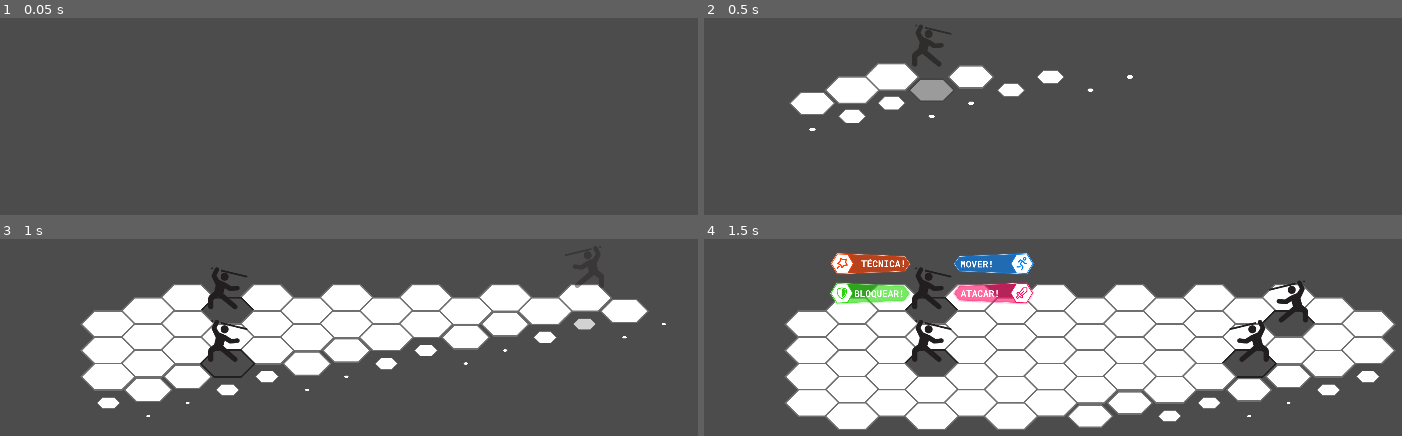
Above: before the commit, frames 1-4 (two rows, left to right).
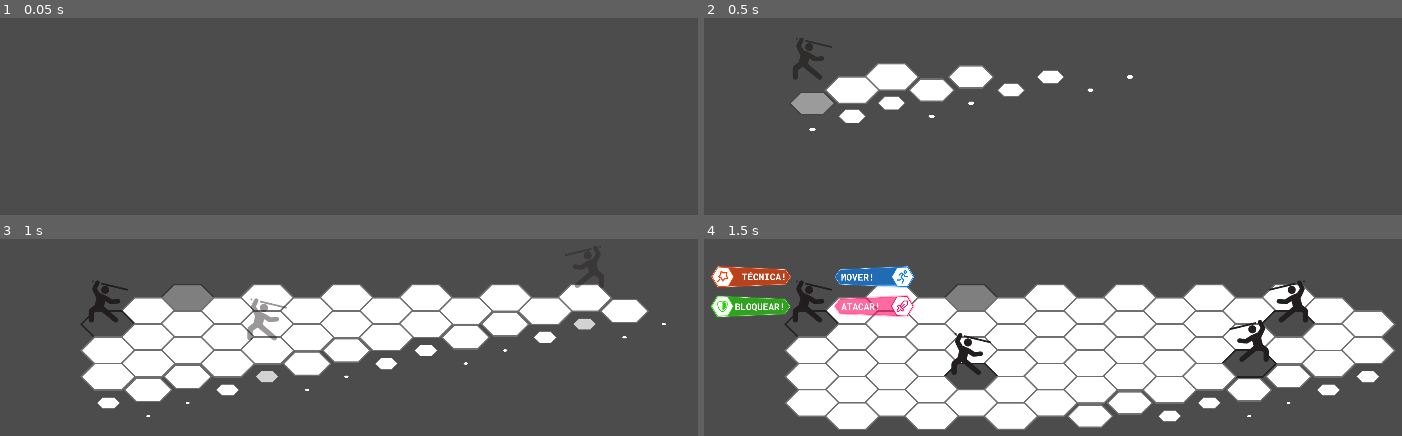
Above: after the commit, the same moments.

Repository: eduregis/hexachronos
Game: Godot game, scene res://View/Scenes/Scene1.tscn
Two runs of this game, one before a commit and one after it. Both use one fixed random seed, a clock stepped at 60 frames per second and the inputs below.
Inputs (mouse positions are in pixels of both pictures, inside the frame that each line leads up to):
- Up to frame 1 (0.05 s): no input
- Up to frame 2 (0.5 s): no input
- Up to frame 3 (1 s): tap Enter (ui_accept) at 0.5, 0.77 s; move the mouse to (188, 298) at 0.52 s; hold Right (ui_right) from 0.53 s (still down); click (188, 298) at 0.67 s
- Up to frame 4 (1.5 s): move the mouse to (969, 298) at 1.27 s; release Right (ui_right) at 1.28 s; click (969, 298) at 1.42 s

Frame 1 is identical in both runs. In frame 2, 2.0% of the frame differs, in the area x 12-36%, y 3-50%; in frame 3, 4.7%; in frame 4, 12%, in the area x 0-48%, y 7-77%.

Commit message:
captain resurrect skill working

Diff:
--- a/Controller/Scenes/BasicScene.gd
+++ b/Controller/Scenes/BasicScene.gd
@@ -23,13 +23,14 @@
 
 var answer_index = 0
 var paths = []
+var actual_target_skill = {}
 
 signal end_of_dialogue
 signal answer_index
 
 func _process(delta):
 	if Input.is_action_just_pressed("ui_right") && characters.size() > 0:
-		print(characters[0].attack, " , ",characters[1].attack , " , ", characters[2].attack , " , ",characters[3].attack)
+		print(characters[0].hp, " , ",characters[1].hp , " , ", characters[2].hp , " , ",characters[3].hp)
 
 	if is_combat:
 		if allies == 0 || foes == 0:
@@ -111,7 +112,6 @@
 	for ally_path in ally_paths:
 		for character in characters:
 			if (character.index == ally_path) && (character.team == "foe") && (character.defeated == false) && !find_target:
-				print(character.character_info["name"])
 				find_target = true
 	if !find_target:
 		next_turn_stage()
@@ -130,12 +130,14 @@
 		characters[turn_order_index].show_menu(true, true, true, true)
 
 func command_character_to(tile_index, tile_position):
-	print(tile_index)
+	print(tile_index, " , ", turn_stage)
 	if characters[turn_order_index].team == "ally":
 		if turn_stage == "move":
 			move_character_to(tile_index, tile_position)
 		elif turn_stage == "attack":
 			attack_character_to(tile_index, tile_position)
+		elif turn_stage == "skill":
+			target_skill_character_to(tile_index, tile_position)
 
 func move_foe_IA():
 	yield(get_tree().create_timer(1.0), "timeout")
@@ -171,6 +173,9 @@
 				attack_character_to(foe_path, tile_map[foe_path.y][foe_path.x].position)
 	if !find_target:
 		next_turn_stage()
+
+func target_skill_character_to(tile_index, tile_position):
+	pass
 
 func character_defeated(team):
 	match team:
--- a/Controller/Scenes/Scene1.gd
+++ b/Controller/Scenes/Scene1.gd
@@ -12,8 +12,8 @@
 
 #	GERAR TILEMAP
 	load_tilemap("0001")
-	set_ally("Tanker", 1, 1)
-	set_ally("Mechanic", 1, 5)
+	set_ally("Tanker", 0, 2)
+	set_ally("Mechanic", 2, 6)
 	set_foe("Foe", 6, 2)
 	set_foe("Foe", 5, 5)
 	start_combat()
--- a/Controller/Scenes/SceneWithSkills.gd
+++ b/Controller/Scenes/SceneWithSkills.gd
@@ -3,11 +3,12 @@
 var Buff = preload("res://Controller/Components/Buff.gd")
 
 func use_skill(char_position, skill_info):
+	turn_stage = "skill"
 	match skill_info["type"]:
 		"area":
 			match skill_info["name"]:
 				"battlecry":
-					var effect_zone = pathfinder(characters[turn_order_index].index, skill_info["range"], false)
+					var effect_zone = pathfinder(char_position, skill_info["range"], false)
 					for path in effect_zone:
 						for character in characters:
 							if character.index == path && character.team == "ally":
@@ -20,16 +21,16 @@
 					characters[turn_order_index].dismiss_skill_menu()
 					next_turn()
 				"maelstrom":
-					var effect_zone = pathfinder(characters[turn_order_index].index, skill_info["range"], false)
+					var effect_zone = pathfinder(char_position, skill_info["range"], false)
 					for path in effect_zone:
 						for character in characters:
-							if character.index == path && character.team == "ally":
+							if character.index == path && (character.team != characters[turn_order_index].team) && (character.defeated == false):
 								character.take_damage(characters[turn_order_index])
 					next_turn()
 			pass
 		"self":
 			match skill_info["name"]:
-				"berserk":
+				"berserkmode":
 					var berserkMode = Buff.new(3, "berserk", 1.5)
 					characters[turn_order_index].buff_active(berserkMode)
 					characters[turn_order_index].buffs.append(berserkMode)
@@ -37,5 +38,26 @@
 					next_turn()
 			print(characters[turn_order_index].name)
 		"target":
-			print(characters[turn_order_index].name, "mirou")
-	print(char_position, skill_info)
+			clean_paths()
+			yield(get_tree().create_timer(1.0), "timeout")
+			characters[turn_order_index].dismiss_skill_menu()
+			paths = pathfinder(char_position, skill_info["range"], false)
+			var path_index = 0
+			for path in paths:
+				tile_map[path.y][path.x].path_tile(path_index)
+				path_index += 1
+			actual_target_skill = skill_info
+
+func target_skill_character_to(tile_index, tile_position):
+
+	match actual_target_skill["name"]:
+		"resurrect":
+			for character in characters:
+				if character.index == tile_index && character.team == "ally" && character.defeated == true:
+					character.defeated = false
+					character.hp = int(character.hp_max/2)
+					print("funcionou")
+					yield(get_tree().create_timer(1.0), "timeout")
+					clean_paths()
+					next_turn_stage()
+					actual_target_skill = {}
--- a/Database/hexachronosCharacters.json
+++ b/Database/hexachronosCharacters.json
@@ -37,6 +37,74 @@
             ]
         },
         {
+            "name": "Hammer",
+            "strength": 14,
+            "dexterity": 12,
+            "intelligence": 10,
+            "vitality": 13,
+            "agility": 9,
+            "luck": 7,
+            "range": 1,
+            "skills": [
+                {
+                    "name": "maelstrom",
+                    "type": "area",
+                    "range": 1
+                }
+            ]
+        },
+        {
+            "name": "Berserk",
+            "strength": 16,
+            "dexterity": 13,
+            "intelligence": 9,
+            "vitality": 10,
+            "agility": 12,
+            "luck": 12,
+            "range": 1,
+            "skills": [
+                {
+                    "name": "berserkmode",
+                    "type": "self",
+                    "range": 1
+                }
+            ]
+        },
+        {
+            "name": "Captain",
+            "strength": 12,
+            "dexterity": 11,
+            "intelligence": 10,
+            "vitality": 12,
+            "agility": 10,
+            "luck": 16,
+            "range": 1,
+            "skills": [
+                {
+                    "name": "resurrect",
+                    "type": "target",
+                    "range": 1
+                }
+            ]
+        },
+        {
+            "name": "Sniper",
+            "strength": 12,
+            "dexterity": 8,
+            "intelligence": 8,
+            "vitality": 13,
+            "agility": 12,
+            "luck": 10,
+            "range": 4,
+            "skills": [
+                {
+                    "name": "longshot",
+                    "type": "target",
+                    "range": 10
+                }
+            ]
+        },
+        {
             "name": "Foe",
             "strength": 11,
             "dexterity": 11,
